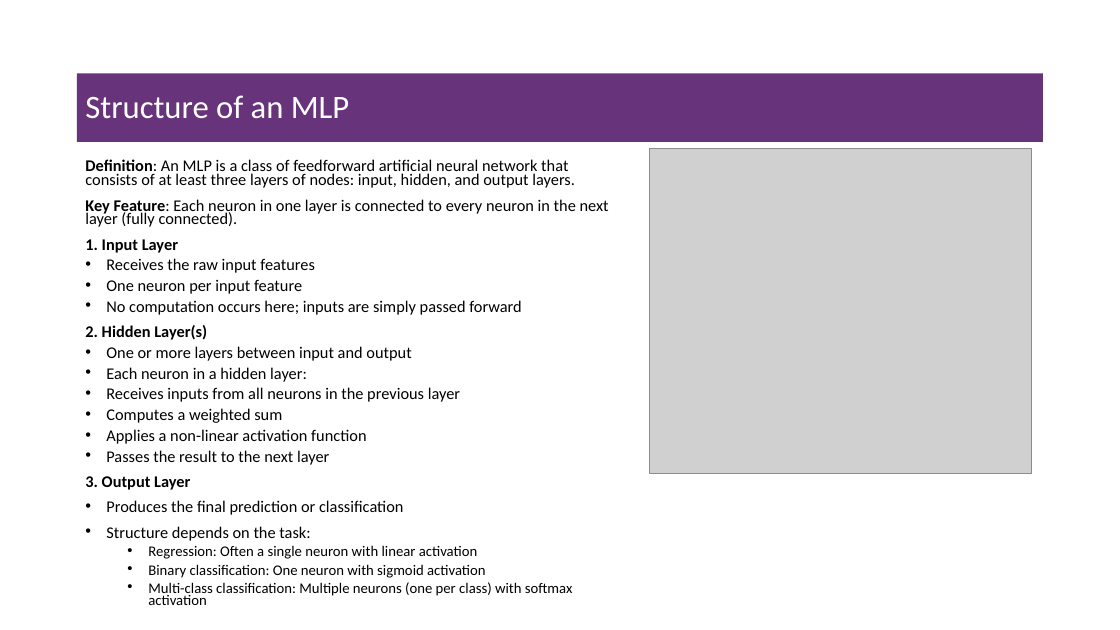
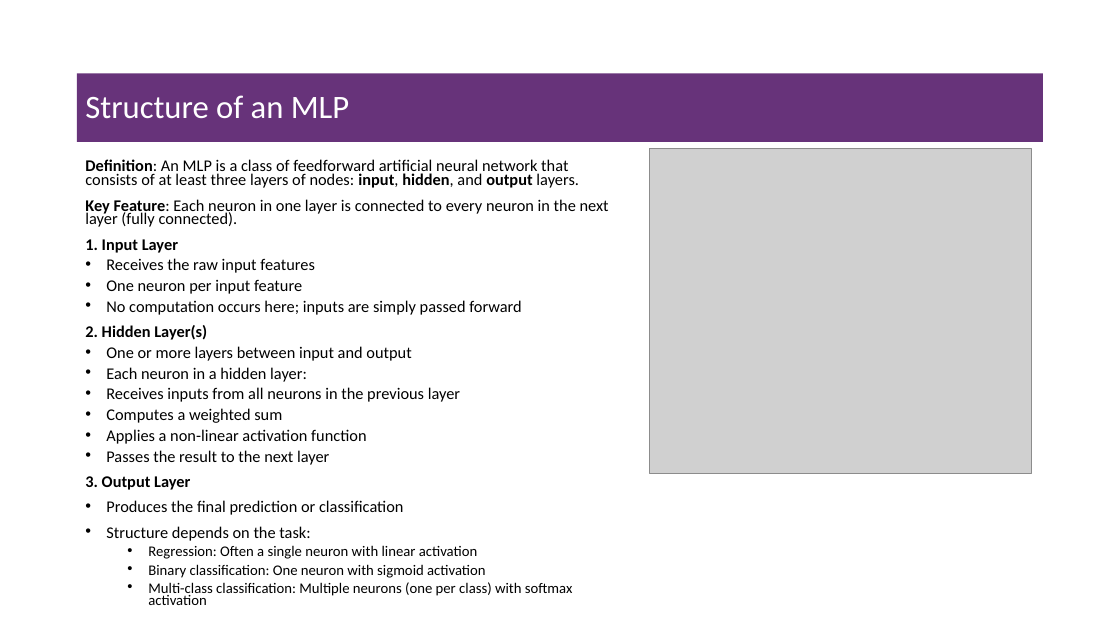
Before and after one commit to msfasha/307307-BI-Methods, a slide deck: slide 21 of 20242-NLP-LLM/lecture notes/Part 2 - Introduction to Large Language Models/Part 2 - Introduction to Large Language Models.pptx. Drawn at 1120x630 pixels with LibreOffice and Linux fonts; fonts in the diff are those of the drawing; grey boxes stand for pictures; background and template pictures are left out. Boxes give left, top, right and bottom in pixels: in the first picture for what was removed or moved away, otherwise in the second. Text is boxed around its words. In the diff, an @@ line names an element or a change of style, - is before the commit and + after.

```diff
--- a/20242-NLP-LLM/lecture notes/Part 2 - Introduction to Large Language Models/Part 2 - Introduction to Large Language Models.pptx
+++ b/20242-NLP-LLM/lecture notes/Part 2 - Introduction to Large Language Models/Part 2 - Introduction to Large Language Models.pptx
@@ text at <box>85,159,579,188</box>: bold on in "input, hidden, output" @@
```
Also in this commit, not shown: 5 other slides changed, 4 slides added, 1 slide removed, 3 other files.
